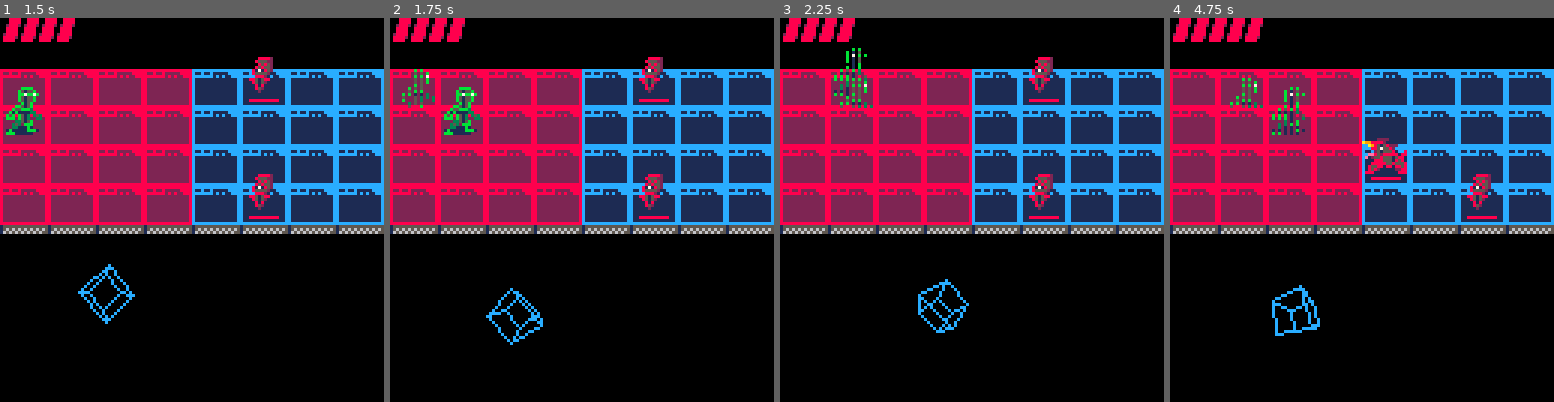
Above: before the commit, frames 1-4 (left to right).
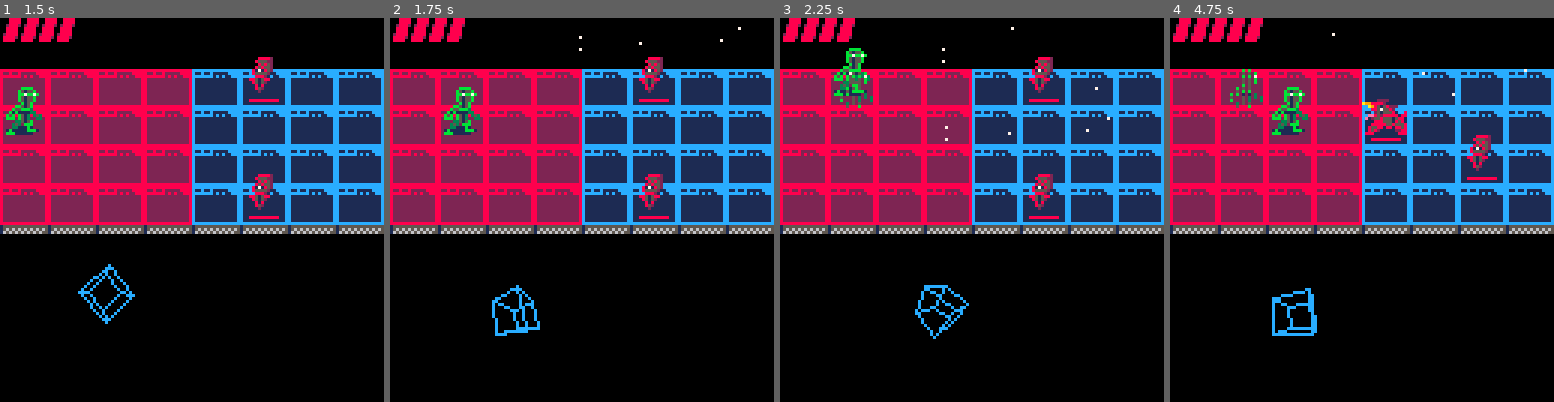
Above: after the commit, the same moments.

Repository: morganq/dievirus
Game: PICO-8 cartridge bn2.p8
The game is run twice, just before and just after one commit, with the same random seed, the same clock (stepped at 60 frames per second) and the same inputs.
Inputs:
- Up to frame 1 (1.5 s): tap X (X key) at 0.33, 1.07 s
- Up to frame 2 (1.75 s): hold Right from 1.6 s (still down); hold P2 Left from 1.6 s (still down)
- Up to frame 3 (2.25 s): tap X (X key) at 1.85 s; release Right at 2.1 s; release P2 Left at 2.1 s; hold Up from 2.15 s (still down); hold P2 Down from 2.15 s (still down)
- Up to frame 4 (4.75 s): release Up at 2.42 s; release P2 Down at 2.42 s; hold Right 2.47-3.03 s; hold P2 Left 2.47-3.03 s; tap X (X key) at 2.97, 4.08 s; hold Left 3.08-3.58 s; hold P2 Right 3.08-3.58 s; hold Down 3.63-3.97 s; hold P2 Up 3.63-3.97 s; hold Right 4.02-4.68 s; hold P2 Left 4.02-4.68 s; hold Up from 4.73 s (still down); hold P2 Down from 4.73 s (still down)

Frame 1 is identical in both runs. In frame 2, 0.9% of the frame differs, in the area x 3-92%, y 2-86%; in frame 3, 1.2%; in frame 4, 3.4%, in the area x 15-93%, y 3-83%.

Commit message:
pre reskin

Diff:
--- a/abilities.lua
+++ b/abilities.lua
@@ -1,3 +1,7 @@
+function has_mod(abil, name)
+    return count(abil.mods, name) > 0
+end
+
 function make_ability(base, pips, mods)
     local a = {
         base = base,
@@ -36,9 +40,14 @@
         end
     end
     a.use = function(user, gx, gy, side)
-        printh("use " .. side)
         if a.base == "none" then return end
         _ENV["abil_" .. a.type](user, a, gx, gy, side)
+        if has_mod(a, "Growth") then
+            a.pips += 1
+        end
+        if has_mod(a, "Fast") then
+            pl.die_speed = 3
+        end
     end
     return a
 end
@@ -69,24 +78,25 @@
 end
 
 function abil_bullet(user, a, x, y, side)
-    printh("bullet " .. side)
-    --make_effect_laser(lstart[1] + 8, lstart[2] + 3, lend[1] + 8, lend[2] + 3, side)
+
     local dir = (side == 'red' and 1 or -1)
 
     local damage = a.pips
+    local lstart = tp(x, y)
+    local lend = tp(x + dir * 10,y)
 
     for space in all(abil_grid_spaces(a.grid_image, x, y, dir)) do
         local creature = grid[space[2]][space[1]].creature
-        printh(space[1] .. "," .. space[2] .. " - " .. (creature != nil and 1 or 0))
         if creature and creature.side != side then
             make_damage_spot(space[1], space[2], damage, side, 0, a)
+            lend = tp(space[1], space[2])
             break
         end
     end
+    make_effect_laser(lstart[1] + 8, lstart[2] + 3, lend[1] + 8, lend[2] + 3, side)
 end
 
 function abil_wave(user, a, x, y, side)
-    printh("wave " .. side)
     local dir = (side == 'red' and 1 or -1)
 
     local damage = a.pips
@@ -96,10 +106,11 @@
         make_damage_spot(space[1], space[2], damage, side, time, a)
         time += 30 \ a.speed
     end
+    local pp = tp(x,y)
+    make_effect_simple(pp[1] + 4 + dir * 8, pp[2] - 1, nil, 160, a.speed * 16 / 30 * dir, 0, 60)
 end
 
 function abil_bomb(user, a, x, y, side)
-    printh("bomb " .. side)
     local dir = (side == 'red' and 1 or -1)
 
     local damage = a.pips
@@ -111,11 +122,9 @@
 end
 
 function abil_instant(user, a, x, y, side)
-    printh("instant " .. side)
     local dir = (side == 'red' and 1 or -1)
 
     local damage = a.pips
-
     for space in all(abil_grid_spaces(a.grid_image, x, y, dir)) do
         make_damage_spot(space[1], space[2], damage, side, 0, a)
     end
@@ -132,11 +141,20 @@
         baseupdate()
         t.time += 1
         if t.time % t.rate == t.rate \ 2 then
-            abil.use(t, x, y, t.side)
+            a.use(t, x, y, t.side)
         end
-        if t.time >= 750 then
+        if t.time >= (30 * 15) then
             t.kill()
         end
     end
     return t
 end
+
+function abil_turret(user, a, x, y, side)
+    local dir = (side == 'red' and 1 or -1)
+    local turret_abil = make_ability(lookup_ability("Wave"), a.pips, a.mods)
+    local p = find_open_square_for(side, x, y, {{dir,0}, {-dir,0}, {0,-1}, {0,1}, {dir,-1}, {dir,1}, {-dir,-1}, {-dir,1}})
+    if p then
+        local t = make_turret(p[1], p[2], turret_abil, side)
+    end
+end
--- a/bn2.p8
+++ b/bn2.p8
@@ -1,12 +1,12 @@
 pico-8 cartridge // http://www.pico-8.com
-version 41
+version 42
 __lua__
 -- bn2
 -- by morganquirk
 
 #include data.lua
 #include util.lua
-#include die3d.lua
+#include die.lua
 #include grid.lua
 #include abilities.lua
 #include effects.lua
--- a/creature.lua
+++ b/creature.lua
@@ -66,13 +66,16 @@
     local basemove = go.move
     go.move = function(x,y)
         if not go.alive then return end
+
         local pp = tp(go.pos[1],go.pos[2])
         make_effect_ghost(pp[1], pp[2] + go.yo, go.spri, go.sprw, go.sprh)
         grid[go.pos[2]][go.pos[1]].creature = nil
+        printh("cleared creature from " .. go.pos[1] .. "," .. go.pos[2])
         go.lastpos = {go.pos[1], go.pos[2]}
         go.movetime = 3
         basemove(x,y)
         grid[y][x].creature = go
+        printh("added creature to " .. x .. "," .. y)
     end
 
     go.take_damage = function(damage)
@@ -111,5 +114,6 @@
     end
 
     grid[go.pos[2]][go.pos[1]].creature = go
+    printh("(end of init) added creature to " .. go.pos[1] .. "," .. go.pos[2])
     return go
 end
--- a/data.lua
+++ b/data.lua
@@ -8,7 +8,7 @@
 -- image, grid image, type, speed, name, description,
 abilities_str = split([[
 96,240,instant,0,Slap,
-64,240,instant,0,Sword,
+64,249,instant,0,Sword,
 98,241,instant,0,Poke,
 76,242,wave,4,Wave,
 78,243,instant,0,Spear,
@@ -18,13 +18,31 @@
 66,247,bullet,8,Gun,
 104,248,bomb,1,Wall,
 72,0,shield,0,Shield,
+74,0,turret,0,Turret,
 ]],"\n")
 
 mod_defs = {Growth = 208, Fast = 209, Claim = 210}
 
 abilities = {}
-for i = 2, #abilities_str-1 do
+for i = 1, #abilities_str-1 do
     local abil_def = split(abilities_str[i])
     abil_def.mods = {}
     add(abilities, abil_def)
 end
+
+local monster_defs = {
+    mage1 =     "164|0|Wave,1|3|60|move_pattern=xx_|abil_pattern=__x",
+    fighter1 =  "41|0|Sword,1,Claim|5|25|move_pattern=xx_|abil_pattern=__x",
+    duelist1 =  "168|0|Wave,1/Sword,2|7|25|move_pattern=xxx_|abil_pattern=___x",
+    engineer1 = "9|0|Turret,2/Gun,1|8|65|flies=1|abil_pattern=_x",
+    boss1 =     "132|0|Bomb,2/Wave,1/Shield,1/Sword,3|20|15|flies=1|abil_pattern=____x_x_|move_pattern=xxxx____",
+    bomber1 =   "5|0|Bomb,2|10|99",
+    mage2 =     "164|1|Wave,2|8|40|move_pattern=xx_|abil_pattern=__x",
+    fighter2 =  "41|1|Sword,3/Spear,3|10|30|abil_pattern=_x",
+    boss2 =     "132|1|Gun,3/Turret,3/Shield,3/Wave,3|30|20|flies=1|abil_pattern=______x_x_x_|move_pattern=xxxx___x_x_x",
+    bomber2 =   "5|2|Bomb,2|15|39|abil_pattern=_x_",
+    engineer2 = "9|2|Turret,4/Gun,2/Shield,2|10|45|flies=1|abil_pattern=_x",
+    duelist2 =  "168|2|Wave,3/Sword,4/Spear,4/Shield,2|14|21|move_pattern=xxx_|abil_pattern=___x",
+    mage3 =     "164|2|Wave,4/Wave,4|15|40|move_pattern=xx_|abil_pattern=__x",
+    boss3 =     "168|2|Wave,3/Wave,1/Shield,1/Spear,1|40|21|move_pattern=xxx_|abil_pattern=___x",
+}
--- a/die3d.lua
+++ b/die.lua
@@ -1,3 +1,31 @@
+function draw_die2d(die,x,y, die2, upgrade)
+    local d1 = true
+    if die2 and upgrade.kind != "hp" then
+        d1 = (tf \ 14) % 2 == 0
+    end
+    if d1 then
+        die[1].draw_face(x,y + 18)
+        die[2].draw_face(x + 18,y + 18)
+        die[3].draw_face(x + 36,y + 18)
+        die[4].draw_face(x + 54,y + 18)
+        die[5].draw_face(x + 18,y)
+        die[6].draw_face(x + 18,y + 36)
+    else
+        die2[1].draw_face(x,y + 18)
+        if upgrade.faces[1] then rect(x-1,y+17,x+16,y+34,7) end
+        die2[2].draw_face(x + 18,y + 18)
+        if upgrade.faces[2] then rect(x+17,y+17,x+34,y+34,7) end
+        die2[3].draw_face(x + 36,y + 18)
+        if upgrade.faces[3] then rect(x+35,y+17,x+52,y+34,7) end
+        die2[4].draw_face(x + 54,y + 18)
+        if upgrade.faces[4] then rect(x+53,y+17,x+70,y+34,7) end
+        die2[5].draw_face(x + 18,y)
+        if upgrade.faces[5] then rect(x+17,y-1,x+34,y+16,7) end
+        die2[6].draw_face(x + 18,y + 36)
+        if upgrade.faces[6] then rect(x+17,y+35,x+34,y+52,7) end
+    end
+end
+
 -- front faces = 1,2,3,4, top left cw
 -- back faces = 5,6,7,8, top left cw
 die3d = {}
--- a/effects.lua
+++ b/effects.lua
@@ -1,16 +1,38 @@
-function make_effect_simple(x, y, num, spri)
+function make_effect_simple(x, y, num, spri, xv, yv, lifetime)
+    if xv == nil then xv = 0 end
+    if yv == nil then yv = -0.2 end
+    lifetime = lifetime or 30
     local ng = make_nongrid(x,y)
     ng.time = 0
     ng.draw = function()
         if spri != nil then
-            spr(spri, x, y - ng.time \ 5)
+            spr(spri, ng.pos[1], ng.pos[2])
         else
-            print("-"..num, x, y - ng.time \ 5, 7)
+            print("-"..num, x, y, 7)
         end
     end
     ng.update = function()
+        ng.pos[1] += xv
+        ng.pos[2] += yv
         ng.time += 1
-        if ng.time > 30 then del(nongrid, ng) end
+        if ng.time > lifetime then del(nongrid, ng) end
+    end
+    return ng
+end
+
+function make_effect_laser(x1, y1, x2, y2, side)
+    local ng = make_nongrid(x1,y1)
+    ng.time = 0
+    ng.draw = function()
+        local color = 8
+        if side != 'red' then color = 12 end
+
+        rectfill(x1,y1 -1 ,x2,y2 + 1, color)
+        line(x1,y1,x2,y2,7)
+    end
+    ng.update = function()
+        ng.time += 1
+        if ng.time > 10 then del(nongrid, ng) end
     end
     return ng
 end
--- a/grid.lua
+++ b/grid.lua
@@ -61,23 +61,30 @@
     return go
 end
 
-function push_to_open_square(c)
-    local gx, gy = c.pos[1], c.pos[2]
+function find_open_square_for(side, gx, gy, attempt_squares)
     local spot = grid[gy][gx]
     local dir = 1
-    if c.side != 'red' then dir = -1 end
-    local attempts = {
+    if side != 'red' then dir = -1 end
+    local attempts = attempt_squares or {
         {0,0}, {-dir,-1}, {-dir,1}, {dir,-1}, {dir,1}, {-dir, 0}, {dir, 0}, {0,-1}, {0,1}
     }
     for offset in all(attempts) do
         local tx, ty = gx + offset[1], gy + offset[2]
         if tx >= 1 and tx <= 8 and ty >= 1 and ty <= 4 then
             local new_spot = grid[ty][tx]
-            if new_spot.space.side == c.side and new_spot.creature == nil and not new_spot.space.dropped then
-                c.move(tx,ty)
-                return
-            end
-        end
+            if new_spot.space.side == side and new_spot.creature == nil and not new_spot.space.dropped then
+
+                return {tx, ty}
+            end
+        end
+    end
+    return nil
+end
+
+function push_to_open_square(c)
+    local pos = find_open_square_for(c.side, c.pos[1], c.pos[2])
+    if pos then
+        c.move(pos[1],pos[2])
     end
 end
 
@@ -99,16 +106,10 @@
             if spot.creature and spot.creature.side != go.side then
                 spot.creature.take_damage(go.damage)
             end
+            if has_mod(go.abil, "Claim") then
+                spot.space.flip(go.side, 30 * 8)
+            end
             go.countdown -= 1
-            if go.hit_drop and go.hit_drop > 0 then
-                spot.space.drop(go.hit_drop)
-            end
-            if go.hit_fire and go.hit_fire > 0 then
-                spot.space.fire_time = go.hit_fire
-            end
-            if go.hit_fire_enemy and go.side != spot.space.side and go.hit_fire_enemy > 0 then
-                spot.space.fire_time = go.hit_fire_enemy
-            end
         else
             go.decay += 1
             if go.decay > 4 then
@@ -225,31 +226,3 @@
     end
     return go
 end
-
-function draw_die2d(die,x,y, die2, upgrade)
-    local d1 = true
-    if die2 and upgrade.mod != "hp" then
-        d1 = (tf \ 14) % 2 == 0
-    end
-    if d1 then
-        die[1].draw_face(x,y + 18)
-        die[2].draw_face(x + 18,y + 18)
-        die[3].draw_face(x + 36,y + 18)
-        die[4].draw_face(x + 54,y + 18)
-        die[5].draw_face(x + 18,y)
-        die[6].draw_face(x + 18,y + 36)
-    else
-        die2[1].draw_face(x,y + 18)
-        if upgrade.faces[1] then rect(x-1,y+17,x+16,y+34,7) end
-        die2[2].draw_face(x + 18,y + 18)
-        if upgrade.faces[2] then rect(x+17,y+17,x+34,y+34,7) end
-        die2[3].draw_face(x + 36,y + 18)
-        if upgrade.faces[3] then rect(x+35,y+17,x+52,y+34,7) end
-        die2[4].draw_face(x + 54,y + 18)
-        if upgrade.faces[4] then rect(x+53,y+17,x+70,y+34,7) end
-        die2[5].draw_face(x + 18,y)
-        if upgrade.faces[5] then rect(x+17,y-1,x+34,y+16,7) end
-        die2[6].draw_face(x + 18,y + 36)
-        if upgrade.faces[6] then rect(x+17,y+35,x+34,y+52,7) end
-    end
-end
--- a/monster.lua
+++ b/monster.lua
@@ -12,6 +12,8 @@
     c.abilities = abilities
     c.speed = speed
     c.time = 0
+    c.abil_timer = speed \ 2
+    c.move_timer = speed
     c.next_ability = rnd(c.abilities)
     addfields(c, special_properties or {})
     if special_properties.move_pattern then
@@ -34,7 +36,8 @@
         baseupdate()
         if c.stun_time > 0 then return end
         c.time += 1
-        if c.time % c.speed == 0 then
+        c.move_timer -= 1
+        if c.move_timer <= 0 then
             local will_move = true
             if c.move_pattern then
                 if not c.move_pattern[c.move_pattern_i] then will_move = false end
@@ -70,8 +73,10 @@
                     end
                 end
             end
+            c.move_timer = c.speed
         end
-        if c.time % c.speed == (c.speed \ 2) then
+        c.abil_timer -= 1
+        if c.abil_timer <= 0 then
             local will_abil = true
             if c.abil_pattern then
                 if not c.abil_pattern[c.abil_pattern_i] then will_abil = false end
@@ -81,7 +86,9 @@
                 c.next_ability.use(c, c.pos[1], c.pos[2], c.side)
                 c.animate_time = 5
                 c.next_ability = rnd(c.abilities)
+
             end
+            c.abil_timer = c.speed
         end
     end
     local basedraw = c.draw
@@ -99,6 +106,13 @@
 
         line(hpx, hpy, hpx + 9, hpy, 6)
         line(hpx, hpy, hpx + 9 * (c.health / c.max_health), hpy, 8)
+
+        if c.abil_pattern and c.abil_timer < 6 and c.abil_pattern[c.abil_pattern_i] then
+            spr(62, hpx + 2, hpy - 16)
+        end
+        if c.move_pattern and c.move_timer < 6 and c.move_pattern[c.move_pattern_i] then
+            spr(61, hpx + 2, hpy - 16)
+        end
     end
     if needs_push then
         push_to_open_square(c)
@@ -106,15 +120,15 @@
     return c
 end
 
-function parse_monster(s)
+function parse_monster(s, x, y)
     local parts = split(s, "|")
-    local abils_s = split(parts[5],"/")
+    local abils_s = split(parts[3],"/")
     local abilities = {}
     for abil_s in all(abils_s) do add(abilities, parse_ability(abil_s)) end
     local special_properties = {}
-    for i = 8, #parts do
+    for i = 6, #parts do
         local kv = split(parts[i],"=")
         special_properties[kv[1]] = kv[2]
     end
-    return make_monster(parts[1], parts[2], parts[3], parts[4], abilities, parts[6], parts[7], special_properties)
+    return make_monster(parts[1], parts[2], x, y, abilities, parts[4], parts[5], special_properties)
 end
--- a/state_game.lua
+++ b/state_game.lua
@@ -1,12 +1,30 @@
 tf = 0
+draw_time = 0
 victory = false
 victory_time = 0
 defeat = false
 defeat_time = 0
 
-
+time_scale = 1
+move_target = nil
+
+function draw_debug()
+    for i = 1,4 do
+        for j = 1,8 do
+            local gs = grid[i][j]
+            if gs.creature then
+
+                local pp1 = tp(j, i)
+                circ(pp1[1], pp1[2], 2, 10)
+                local pp2 = tp(gs.creature.pos[1], gs.creature.pos[2])
+                line(pp1[1], pp1[2], pp2[1] + 8, pp2[2] + 8, 7)
+            end
+        end
+    end
+end
 
 function draw_gameplay()
+    draw_time = (draw_time + 1) % 1024
     cls()
     fillp(0b0)
     -- Sort by binning grid objs and non-grid objs by y grid space
@@ -72,33 +90,24 @@
         rect(34, y - 5, 94, y + 9, 2)
         print("defeat", 52, y, 8)
     end
-end
-
-function update_gameplay()
-    if victory then
-        victory_time += 1
-        if victory_time > 90 then
-            if level == 15 then
-                dset(0, dget(0) + 1)
-                state = "win"
-            else
-                state = "upgrade"
-            end
-        end
-    end
-    if defeat then
-        defeat_time += 1
-        if defeat_time > 120 then
-            --
-        end
-    end
-
-    if pl.health <= 0 and not defeat then
-        defeat = true
-        defeat_time = 0
-    end
+
+    --draw_debug()
+
+    if time_scale < 1 and not victory then
+        poke(0X5F54, 0x60)
+        for i = 0, 63 do
+            local x = sin(i / 21 + draw_time / 90)
+            sspr(0,i,128,1,x * 1.25, i)
+        end
+        poke(0X5F54, 0x00)
+        if draw_time % 20 > 10 then
+            spr(45, 60, 40)
+        end
+    end
+end
+
+function gameplay_tick()
     local living_monsters = 0
-
     local need_update = {}
     for i = 1, 8 do
         for j = 1, 4 do
@@ -122,36 +131,11 @@
         victory_time = 0
     end
 
-    if pl.stun_time <= 0 and not victory and not defeat then
-        local target = nil
-        if btnp(0) and pl.pos[1] > 1 then
-            target = {pl.pos[1] - 1, pl.pos[2]}
-        end
-        if btnp(1) and pl.pos[1] < 8 then
-            target = {pl.pos[1] + 1, pl.pos[2]}
-        end
-        if btnp(2) and pl.pos[2] > 1 then
-            target = {pl.pos[1], pl.pos[2] - 1}
-        end
-        if btnp(3) and pl.pos[2] < 4 then
-            target = {pl.pos[1], pl.pos[2] + 1}
-        end
-        if target then
-            if valid_move_target(target[1], target[2], pl.side) then
-                pl.move(target[1], target[2])
-            end
-        end
-        if btnp(5) and pl.current_ability != nil then
-            pl.die[pl.current_ability].use(pl, pl.pos[1], pl.pos[2], 'red')
-            pl.current_ability = nil
-            pl.animate_time = 5
-            throw()
-        end
-        if btnp(2,1) then
-            victory = true
-            victory_time = 90
-        end
-    end
+    if pl.health <= 0 and not defeat then
+        defeat = true
+        defeat_time = 0
+    end
+
     tf += 1
     if die3d.visible then
         die3d.yv += 0.1 * pl.die_speed
@@ -167,6 +151,7 @@
                 die3d.xv = 0
                 die3d.yv = 0
                 pl.current_ability = flr(rnd(6)) + 1
+                time_scale = 0
             end
         end
         die3d.xv *= 0.975
@@ -177,11 +162,75 @@
         drc += dvrc / 10
         gen_die(die3d, dra,drb,drc)
     end
+
+    make_effect_simple(rnd(128) + 30, rnd(64) - 64, 0, 46, -0.5, 2, 33)
+end
+
+function update_gameplay()
+    if victory then
+        victory_time += 1
+        if victory_time > 90 then
+            if level == 15 then
+                dset(0, dget(0) + 1)
+                state = "win"
+            else
+                state = "upgrade"
+            end
+        end
+        time_scale = 0
+    end
+    if defeat then
+        defeat_time += 1
+        if defeat_time > 120 then
+            --
+        end
+        time_scale = 1
+    end
+
+    if pl.stun_time <= 0 and not victory and not defeat then
+        move_target = nil
+        if btnp(0) and pl.pos[1] > 1 then
+            move_target = {pl.pos[1] - 1, pl.pos[2]}
+        end
+        if btnp(1) and pl.pos[1] < 8 then
+            move_target = {pl.pos[1] + 1, pl.pos[2]}
+        end
+        if btnp(2) and pl.pos[2] > 1 then
+            move_target = {pl.pos[1], pl.pos[2] - 1}
+        end
+        if btnp(3) and pl.pos[2] < 4 then
+            move_target = {pl.pos[1], pl.pos[2] + 1}
+        end
+        if move_target then
+            if valid_move_target(move_target[1], move_target[2], pl.side) then
+                pl.move(move_target[1], move_target[2])
+                time_scale = 1
+            end
+        end
+
+
+        if btnp(5) and pl.current_ability != nil then
+            pl.die[pl.current_ability].use(pl, pl.pos[1], pl.pos[2], 'red')
+            pl.current_ability = nil
+            pl.animate_time = 5
+            throw()
+            time_scale = 1
+        end
+        if btnp(2,1) then
+            victory = true
+            victory_time = 90
+        end
+    end
+
+    if time_scale > 0 then
+        gameplay_tick()
+    end
 end
 
 level = 0
 function start_level()
     level += 1
+    time_scale = 1
     nongrid = {}
     grid = { }
     for i = 1,4 do
@@ -216,29 +265,13 @@
     gen_die(die3d, 0, 0, 0)
     pl = make_player()
     for i = 1,6 do
-        pl.die[i] = player_abilities[i]
-        --pl.die[i] = make_ability(lookup_ability("Wave"))
-    end
-
-    local monsters = {
-        mage1 = "164|0|6|1|Wave,1|3|40|move_pattern=xx_|abil_pattern=__x",
-        fighter1 = "41|0|6|1|Sword,1|3|25|move_pattern=xx_|abil_pattern=__x",
-        duelist1 = "168|0|6|1|Wave,1,fox/Sword,2|5|25|move_pattern=xxx_|abil_pattern=___x",
-        engineer1 = "9|0|6|1|turret,2/gun,1|8|55|flies=1|abil_pattern=_x",
-        boss1 = "132|0|6|1|bomb,2,monster/Wave,1,elephant/shield,1/Sword,3|20|15|flies=1|abil_pattern=____x_x_|move_pattern=xxxx____",
-        bomber1 = "5|0|6|1|bomb,2|10|99",
-        mage2 = "164|1|6|1|Wave,2,rabbit|8|40|move_pattern=xx_|abil_pattern=__x",
-        fighter2 = "41|1|6|1|Sword,3,fox/spear,3,fox|10|30|abil_pattern=_x",
-        boss2 = "132|1|6|1|gun,3,monster/turret,3,tiger/shield,3/Wave,3,rabbit|30|20|flies=1|abil_pattern=______x_x_x_|move_pattern=xxxx___x_x_x",
-        bomber2 = "5|2|6|1|bomb,2,fox|15|39|abil_pattern=_x_",
-        engineer2 = "9|2|6|1|turret,4,rabbit/gun,2/shield,2|10|45|flies=1|abil_pattern=_x",
-        duelist2 = "168|2|6|1|Wave,3,elephant,rabbit/Sword,4/spear,4/shield,2|14|21|move_pattern=xxx_|abil_pattern=___x",
-        mage3 = "164|2|6|1|Wave,4,rabbit/Wave,4|15|40|move_pattern=xx_|abil_pattern=__x",
-        boss3 = "168|2|6|1|Wave,3,rabbit/Wave,1,fox,leaf/shield,1,leaf/spear,1,tiger,leaf|40|21|move_pattern=xxx_|abil_pattern=___x",
-    }
+        pl.die[i] = player_abilities[i].copy()
+    end
     function place_monster(name, x, y, favor_row)
-        local mon = parse_monster(monsters[name])
-        mon.move(x or flr(rnd(4)) + 5,y or flr(rnd(4)) + 1)
+        x = x or flr(rnd(4)) + 5
+        y = y or flr(rnd(4)) + 1
+        local mon = parse_monster(monster_defs[name], x, y)
+        mon.move(x,y)
         mon.favor_row = favor_row
         return mon
     end
--- a/state_new.lua
+++ b/state_new.lua
@@ -11,9 +11,10 @@
 end
 classes = {
     parse_class("commander", 0, "Gun,1/Gun,1/Sword,2/Shield,1/Bomb,1/Bomb,1"),
-    parse_class("vanguard", 0, "Sword,1/Sword,2/Spear,2/Spear,1/Shield,2/Bomb,1"),
-    parse_class("wizard", 0, "Wave,1/Wave,2/Wave,1/Sword,1/Bomb,2/Shield,1"),
-    --parse_class("engineer", 0, "Turret,1/Turret,2/Bomb,2/Bomb,1/Gun,1/Shield,1"),
+    parse_class("fencer", 0, "Sword,1/Slap,1,Growth/Spear,1/Shield,1/Scythe,1,Claim/Scythe,2"),
+    parse_class("wizard", 0, "Wave,1/Wave,2/Wall,1/Sword,1/Bomb,2/Shield,1"),
+    --parse_class("vanguard", 0, "Sword,1/Sword,2/Spear,2/Spear,1/Shield,2/Bomb,1"),
+    parse_class("engineer", 0, "Turret,1/Turret,2/Bomb,2/Bomb,1/Gun,1/Shield,1"),
     --parse_class("druid", 3, "Gun,1/Sword,1/Shield,1/None,1/Shield,1/Bomb,1"),
 }
 selected_class_index = 1
@@ -29,6 +30,7 @@
         local abilities = {}
         for i = 1,6 do
             player_abilities[i] = classes[selected_class_index].abilities[i]
+            --player_abilities[i].mods = {"Claim"}
         end
         start_level()
     end
--- a/util.lua
+++ b/util.lua
@@ -34,5 +34,5 @@
 function parse_ability(s)
     local args = split(s)
     local abil_def = lookup_ability(args[1])
-    return make_ability(abil_def, args[2], args[3])
+    return make_ability(abil_def, args[2], {args[3]})
 end
Not shown, changed: 22 lines of the sprite sheet (__gfx__) section of bn2.p8
Not shown, added: newmock.aseprite
Not shown, added: newmock.png
